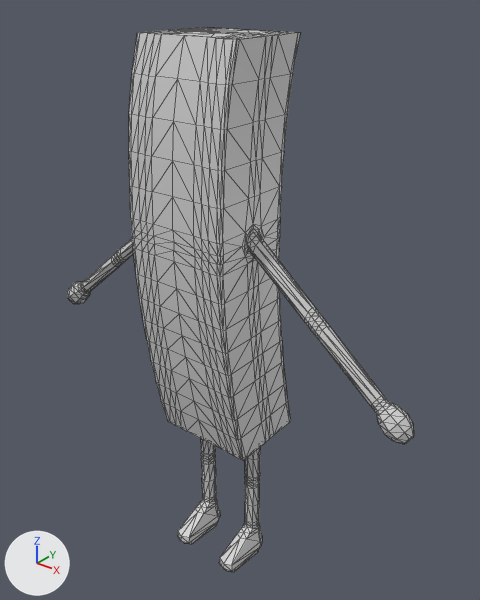
The COLLADA model SpicyHero/Game.scnassets/potato/atackJump.dae, before and after one commit.
Rendered twice from a 50 mm camera at (8.49, -9.75, 7.23) aimed at (0.17, 0.64, 0.78). Every picture has the same lights, and +X, +Y and +Z are marked at lower left. Mesh edges are drawn as thin lines.
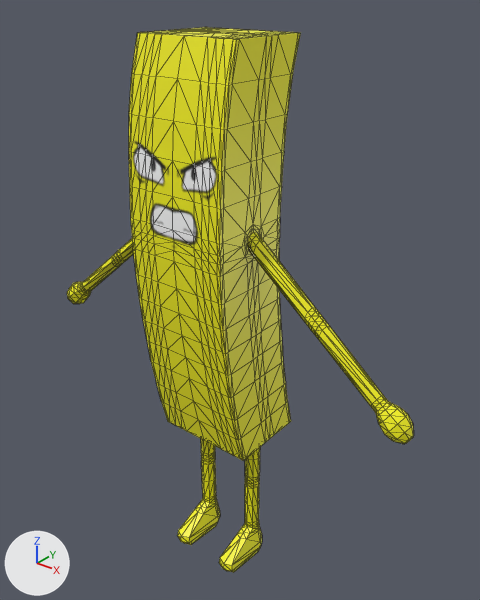
The newer file is also turned or shifted as a whole; pictures and numbers use the older file's frame.

Where the change shows, as pixel boxes (x1, y1, x2, y2) in the pictures (480 x 600 px):
'Plane', surface changed (grey to yellow): (67, 27, 414, 572) in both

Patch to the scene script:
```diff
--- a/SpicyHero/Game.scnassets/potato/atackJump.dae.py
+++ b/SpicyHero/Game.scnassets/potato/atackJump.dae.py
@@ img_texturefrenchfrye_png @@
+img_texturefrenchfrye_png = load_image('TextureFrenchFrye.png', 'TextureFrenchFrye.png', 1024, 1024, 'sRGB')
@@ mat_material @@
 mat_material = principled_material('Material')
-mat_material.base_color = (0.64, 0.64, 0.64)  # light grey #d1d1d1
+mat_material.texture = img_texturefrenchfrye_png
 mat_material.roughness = 0.44
```
